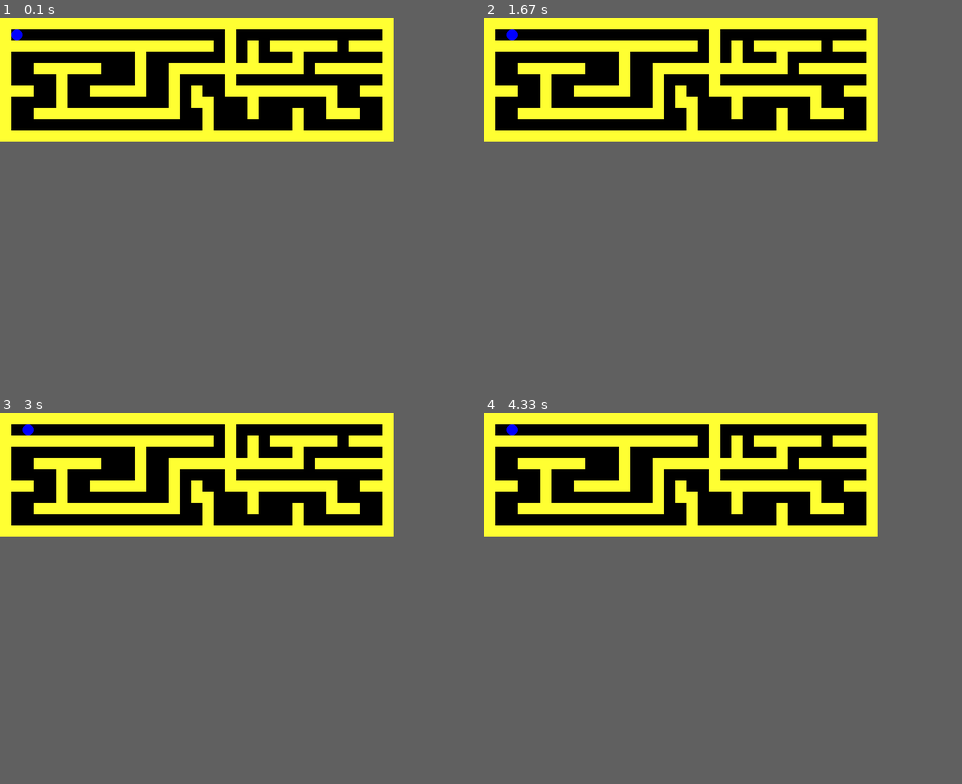
Above: before the commit, frames 1-4 (two rows, left to right).
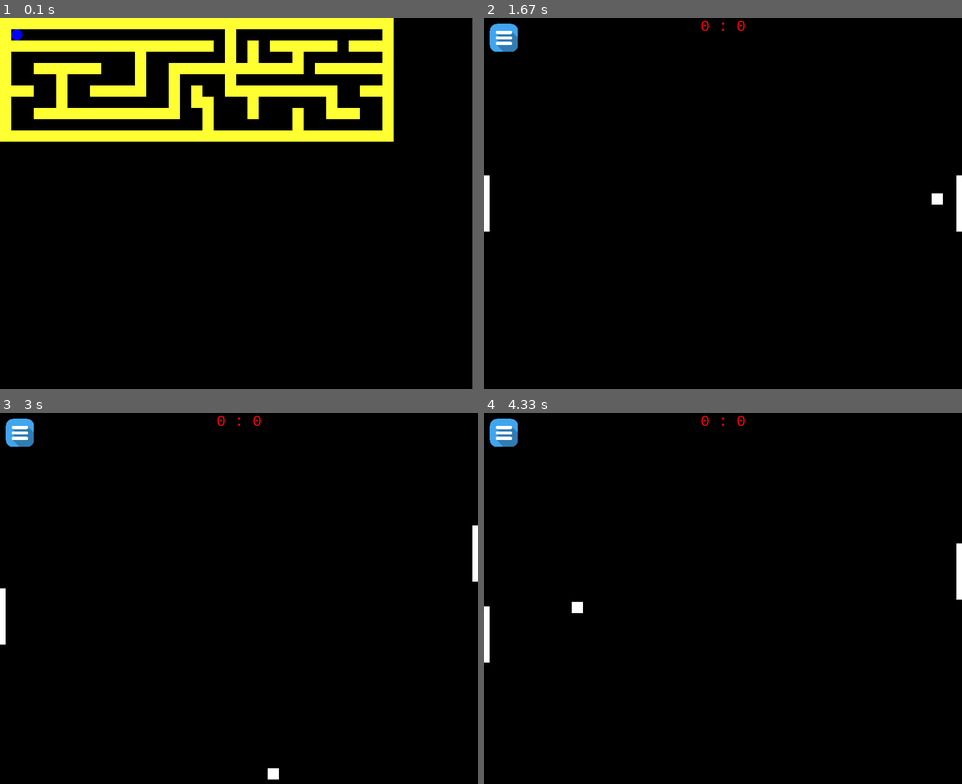
Above: after the commit, the same moments.

Repository: SimonFenak/Koncorocny-projekt
Game: pygame game, started from pygame_bludisko.py
Two runs of this game, one before a commit and one after it. Both use one fixed random seed, a clock stepped at 60 frames per second and the inputs below.
Inputs (mouse positions are in pixels of both pictures, inside the frame that each line leads up to):
- Up to frame 1 (0.1 s): no input
- Up to frame 2 (1.67 s): hold Esc 0.33-0.8 s; hold Right 0.33-0.8 s; click (570, 210) at 0.88 s; click (608, 207) at 1.22 s; hold Esc from 1.5 s (still down)
- Up to frame 3 (3 s): release Esc at 1.97 s; hold Up 2-2.47 s; hold Down 2.5-2.8 s; hold S 2.5-2.8 s; hold Up from 2.83 s (still down); hold W from 2.83 s (still down)
- Up to frame 4 (4.33 s): release Up at 3.2 s; release W at 3.2 s; hold Down 3.23-3.6 s; hold S 3.23-3.6 s; hold Up 3.63-3.93 s; hold W 3.63-3.93 s; hold Down 3.97-4.27 s; hold S 3.97-4.27 s; hold Up from 4.3 s (still down); hold W from 4.3 s (still down)
In our replay, in frame 1 the window is 700x220 before the commit and 840x660 after it. These sizes can differ from the game's own. Grey fills any space a smaller window leaves; there, only what the larger window draws over its background counts as a difference.

The runs differ from the first frame. In frame 1, only the window size differs. In frame 2, 15% of the frame differs, in the area x 0-100%, y 0-58%; in frame 3, 15%; in frame 4, 15%.

Commit message:
Update pygame_bludisko.py #4
paradne bludisko

Diff:
--- a/pygame_bludisko.py
+++ b/pygame_bludisko.py
@@ -1,38 +1,138 @@
 import pygame
-def kresli():
+def kresli(screen,panak,labyrint):
     screen.fill((0, 0, 0))
     for i in range(len(labyrint)):
         for j in range(len(labyrint[i])):
             if labyrint[i][j] == "#":
                 pygame.draw.rect(screen,(255, 255, 50), pygame.Rect(j * 20,i * 20,20,20))
     pygame.draw.circle(screen, (0,0,255), (panak[0]*20+10,panak[1]*20+10), 10)
-    pygame.display.flip()
-panak = [1,1]
-pygame.init()
-screen = pygame.display.set_mode((700, 220))
-f = open("labyrint.txt", "r")
-labyrint = f.read().split("\n")
-koniec = False
-cas = pygame.time.Clock()
-while not koniec:
-    for event in pygame.event.get():
-        if event.type == pygame.QUIT: koniec = True
-        if event.type == pygame.KEYDOWN and event.key == pygame.K_RIGHT:
-            if labyrint[panak[1]][panak[0]+1]=="#":print("au")
-            else: panak[0] += 1
-        if event.type == pygame.KEYDOWN and event.key == pygame.K_LEFT:
-            if labyrint[panak[1]][panak[0] - 1] == "#":
-                print("au")
-            else:
-                panak[0] -= 1
-        if event.type == pygame.KEYDOWN and event.key == pygame.K_UP:
-            if labyrint[panak[1]-1][panak[0]] == "#":
-                print("au")
-            else:
-                panak[1] -= 1
-        if event.type == pygame.KEYDOWN and event.key == pygame.K_DOWN:
-            if labyrint[panak[1]+1][panak[0]] == "#":
-                print("au")
-            else:
-                panak[1] += 1
-    kresli()
+    pygame.display.flip()  #komentar
+def main():
+    panak = [1,1]
+    pygame.init()
+    screen = pygame.display.set_mode((840, 660))
+    f = open("labyrint.txt", "r")
+    labyrint = f.read().split("\n")
+    running= True
+    cas = pygame.time.Clock()
+    tlacitko = pygame.image.load("menu-bar.png")
+    mensie = pygame.transform.scale(tlacitko, (50, 50))
+    zastavene = False
+    minihry = pygame.image.load("minihry1.png").convert_alpha()
+    minihrymen = pygame.transform.scale(minihry, (180, 80))
+    ukoncit = pygame.image.load("ukoncit1.png").convert_alpha()
+    ukoncitmen = pygame.transform.scale(ukoncit, (180, 80))
+    start = pygame.image.load("start.png").convert_alpha()
+    startmen = pygame.transform.scale(start, (180, 80))
+    side = pygame.image.load("sidebar.png").convert_alpha()
+    sidemen = pygame.transform.scale(side, (300, 660))
+    font = pygame.font.Font(None, 36)
+    vyhodnotenie=False
+    totalitnykonec=False
+    nadpis = pygame.font.Font(None, 50)
+    text = nadpis.render("Bludisko!", True, (255, 0, 0))
+    text1 = font.render("Vitajte v hre blusko hra je určená ", True, (255, 0, 0))
+    text2 = font.render("pre jedného hráča. Ulohou je aby", True, (255, 0, 0))
+    text3 = font.render("sa hráč dostal na koniec bludiska.", True, (255, 0, 0))
+    koniec = nadpis.render("Koniec!", True, (0, 0, 0))
+    while running==True:
+        for event in pygame.event.get():
+            if event.type == pygame.QUIT: running = False
+            if event.type == pygame.KEYDOWN and event.key == pygame.K_RIGHT:
+                if labyrint[panak[1]][panak[0]+1]=="#":print("au")
+                elif labyrint[panak[1]][panak[0]+1]=="U":
+                    vyhodnotenie=True
+                    zastavene=True
+
+                else: panak[0] += 1
+            if event.type == pygame.KEYDOWN and event.key == pygame.K_LEFT:
+                if labyrint[panak[1]][panak[0] - 1] == "#":
+                    pass
+                elif labyrint[panak[1] + 1][panak[0]] == "U":
+                    Vyhodnotenie=True
+                else:
+                    panak[0] -= 1
+            if event.type == pygame.KEYDOWN and event.key == pygame.K_UP:
+                if labyrint[panak[1]-1][panak[0]] == "#":
+                    print("au")
+                elif labyrint[panak[1] + 1][panak[0]] == "U":
+                    Vyhodnotenie = True
+                else:
+                    panak[1] -= 1
+            if event.type == pygame.KEYDOWN and event.key == pygame.K_DOWN:
+                if labyrint[panak[1]+1][panak[0]] == "#":
+                    print("au")
+                elif labyrint[panak[1]+1][panak[0]] == "U":
+                    Vyhodnotenie = True
+                else:
+                    panak[1] += 1
+            elif event.type == pygame.MOUSEBUTTONDOWN:
+                xpsova, ypsilonova = event.pos
+                if xpsova < 110 and xpsova > 10 and ypsilonova < 110 and ypsilonova > 10:
+                    zastavene = True
+            stlacene = pygame.key.get_pressed()
+            if stlacene[pygame.K_ESCAPE]:
+                zastavene = True
+        if zastavene == False and vyhodnotenie==False:
+            kresli(screen,panak,labyrint)
+        elif zastavene==True and vyhodnotenie==False:
+            screen.blit(sidemen, (0, 0))
+            screen.blit(startmen, (60, 200))
+            screen.blit(startmen, (60, 200))
+            screen.blit(minihrymen, (60, 300))
+            screen.blit(ukoncitmen, (60, 400))
+            screen.blit(mensie, (10, 10))
+            screen.blit(text, (350, 200))
+            screen.blit(text1, (350, 250))
+            screen.blit(text2, (350, 300))
+            screen.blit(text3, (350, 350))
+            pygame.display.flip()
+            while zastavene == True:
+                for event in pygame.event.get():
+                    if event.type == pygame.QUIT:
+                        running = False
+                        zastavene = False
+                    if event.type == pygame.MOUSEBUTTONDOWN:
+                        xpsova, ypsilonova = event.pos
+                        if xpsova < 110 and xpsova > 10 and ypsilonova < 110 and ypsilonova > 10:
+                            zastavene = False
+                        if xpsova < 240 and xpsova > 60 and ypsilonova < 280 and ypsilonova > 200:
+                            zastavene = False
+                        if xpsova < 240 and xpsova > 60 and ypsilonova < 380 and ypsilonova > 300:
+                            import minihryexe
+                            minihryexe.main()
+                            running = False
+                            zastavene = False
+                        if xpsova < 240 and xpsova > 60 and ypsilonova < 480 and ypsilonova > 400:
+                            running = False
+                            zastavene = False
+                            pygame.quit()
+                    stlacene1 = pygame.key.get_pressed()
+                    if stlacene1[pygame.K_ESCAPE]:
+                        zastavene = False
+
+        else:
+            while totalitnykonec == False:
+
+                for event in pygame.event.get():
+
+                    if event.type == pygame.QUIT:
+                        totalitnykonec = True
+                    if event.type == pygame.MOUSEBUTTONDOWN:
+                        xpsova, ypsilonova = event.pos
+                        if xpsova < 500 and xpsova > 320 and ypsilonova < 560 and ypsilonova > 505:
+                            totalitnykonec = True
+                        if xpsova < 500 and xpsova > 320 and ypsilonova < 490 and ypsilonova > 430:
+                            import minihryexe
+                            minihryexe.main()
+                        if xpsova < 500 and xpsova > 320 and ypsilonova < 420 and ypsilonova > 360:
+                            main()
+                cislo = nadpis.render("Počet tvojich krokov " , True, (0, 0, 0))
+                screen.blit(cislo, (230, 300))
+                screen.blit(koniec, (350, 250))
+                screen.blit(startmen, (320, 350))
+                screen.blit(minihrymen, (320, 420))
+                screen.blit(ukoncitmen, (320, 490))
+                pygame.display.flip()
+            pygame.display.flip()
+main()
